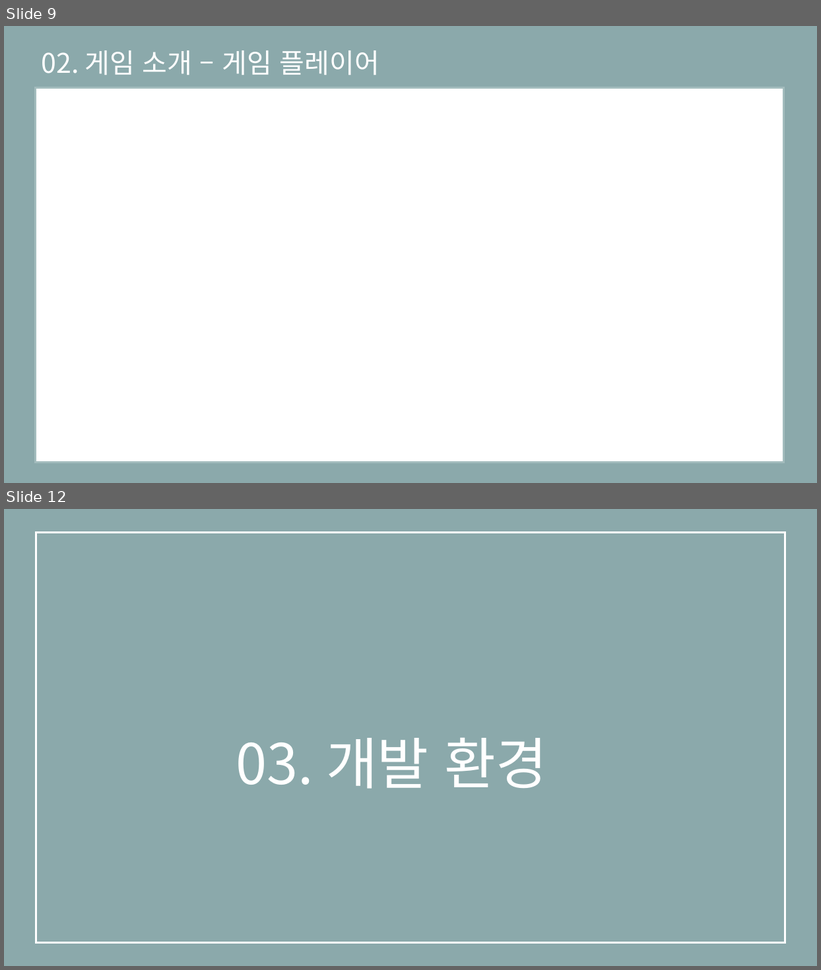
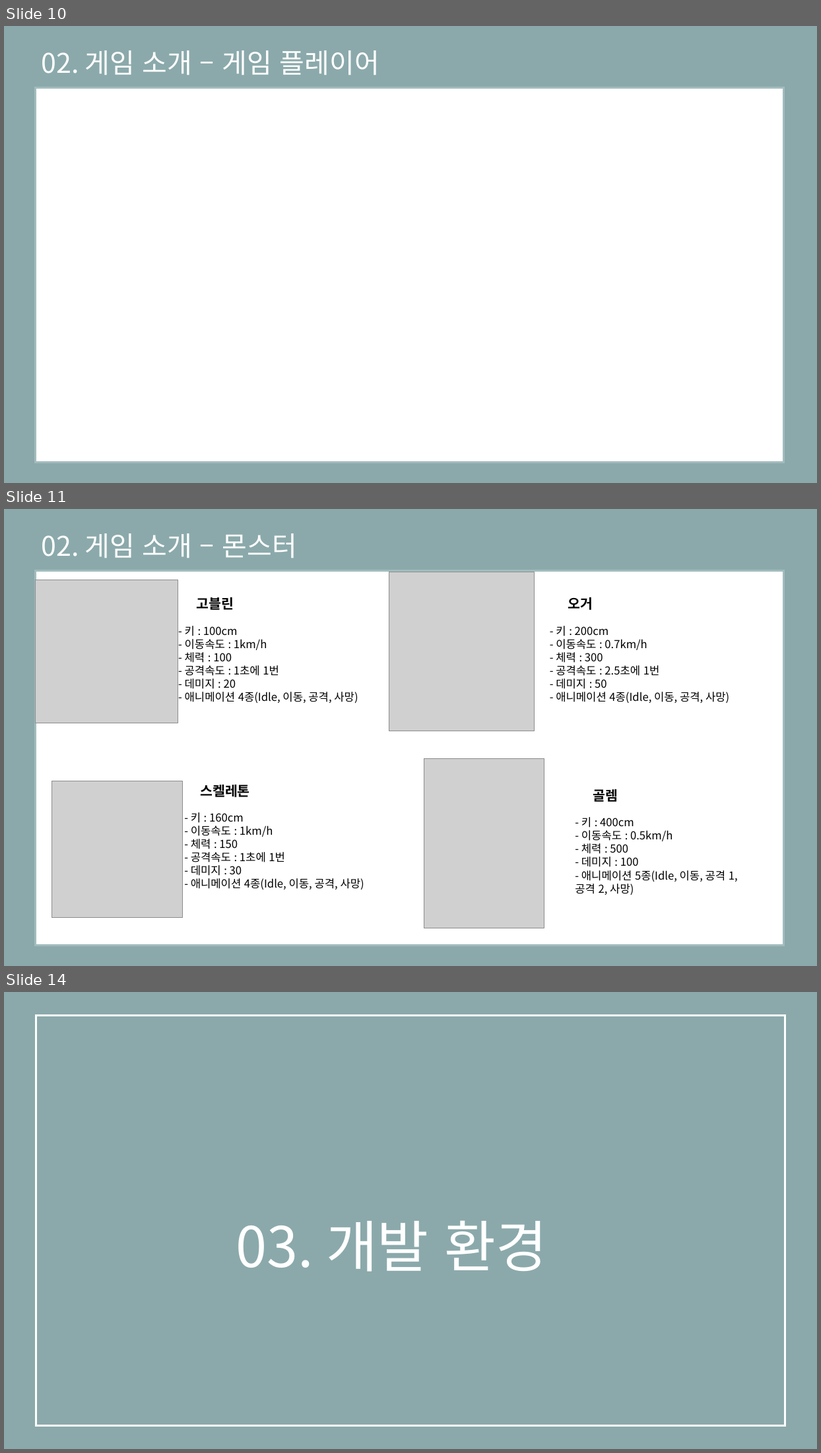
Before and after one commit to eunjiyun/Graduation_Work, a slide deck: Game_Design/2019184003 김 선아 장르 제안서.pptx. Shown one above the other, each under a label of ours: slides 9 and 12 before the commit, slides 10, 11 and 14 after it; the slides between them are not shown. The pictures are 821x970 and 821x1453 pixels, drawn with LibreOffice and Linux fonts; fonts in the diff are those of the drawing; grey boxes stand for pictures. Boxes give left, top, right and bottom in pixels: in the first picture for what was removed or moved away, otherwise in the second. Text is boxed around its words. In the diff, an @@ line names an element or a change of style, - is before the commit and + after.

```diff
--- a/Game_Design/2019184003 김 선아 장르 제안서.pptx
+++ b/Game_Design/2019184003 김 선아 장르 제안서.pptx
@@ slide 11 added at bbox=[4, 509, 817, 966], background #8BA9AB @@
@@ text added at bbox=[42, 533, 297, 558], 32 pt, text #FFFFFF @@
+02. 게임 소개 – 몬스터
@@ rectangle added at bbox=[35, 570, 784, 945], fill #FFFFFF, outline #A3BCBD 2.25 pt @@
@@ picture added at bbox=[35, 580, 178, 723] @@
@@ picture added at bbox=[389, 572, 535, 731] @@
@@ text added at bbox=[185, 597, 358, 703], 13 pt, text #000000 @@
+고블린
+- 키 : 100cm
+- 이동속도 : 1km/h
+- 체력 : 100
+- 공격속도 : 1초에 1번
+- 데미지 : 20
+- 애니메이션 4종(Idle, 이동, 공격, 사망)
@@ text added at bbox=[556, 597, 729, 703], 13 pt, text #000000 @@
+오거
+- 키 : 200cm
+- 이동속도 : 0.7km/h
+- 체력 : 300
+- 공격속도 : 2.5초에 1번
+- 데미지 : 50
+- 애니메이션 4종(Idle, 이동, 공격, 사망)
@@ picture added at bbox=[424, 758, 545, 928] @@
@@ picture added at bbox=[52, 782, 183, 918] @@
@@ text added at bbox=[191, 784, 364, 890], 13 pt, text #000000 @@
+스켈레톤
+- 키 : 160cm
+- 이동속도 : 1km/h
+- 체력 : 150
+- 공격속도 : 1초에 1번
+- 데미지 : 30
+- 애니메이션 4종(Idle, 이동, 공격, 사망)
@@ text added at bbox=[575, 789, 738, 895], 13 pt, text #000000 @@
+골렘
+- 키 : 400cm
+- 이동속도 : 0.5km/h
+- 체력 : 500
+- 데미지 : 100
+- 애니메이션 5종(Idle, 이동, 공격 1, 공격 2, 사망)
@@ what was slide 9 is now slide 10 @@
@@ what was slide 12 is now slide 14 @@
```
Also in this commit, not shown: 3 slides changed, 3 other slides added, 2 slides removed.
